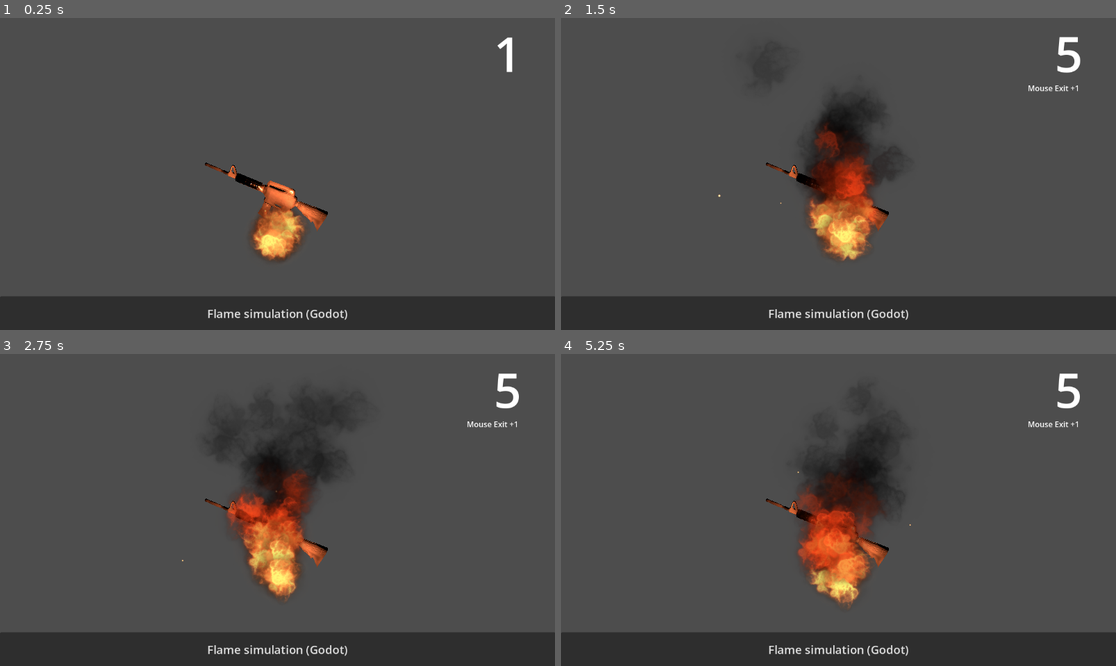
Above: before the commit, frames 1-4 (two rows, left to right).
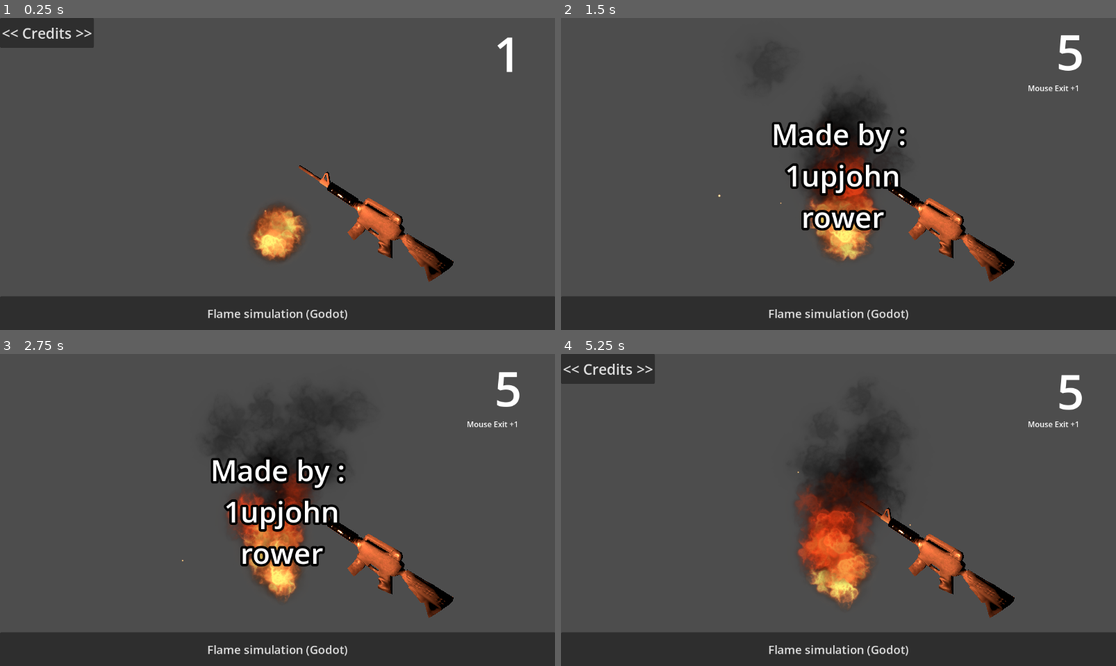
Above: after the commit, the same moments.

Repository: 1UpJohn/godot-testing-and-stuff
Game: Godot game, scene res://mainvfx.tscn
Two runs of this game, one before a commit and one after it. Both use one fixed random seed, a clock stepped at 60 frames per second and the inputs below.
Inputs (mouse positions are in pixels of both pictures, inside the frame that each line leads up to):
- Up to frame 1 (0.25 s): no input
- Up to frame 2 (1.5 s): click "Flame simulation (Godot)" at 0.5 s; click (605, 33) at 1.25 s, where only the run after the commit has a clickable "<< Credits >>"
- Up to frame 3 (2.75 s): move the mouse to (399, 494) at 2.02 s; hold D from 2.03 s (still down); tap Shift at 2.1 s; click (399, 494) at 2.17 s
- Up to frame 4 (5.25 s): move the mouse to (727, 525) at 2.77 s; release D at 2.78 s; hold S 2.78-3.53 s; tap Ctrl at 2.85, 4.35 s; move the mouse to (894, 441) at 3.52 s; hold D 3.53-4.28 s; tap Shift at 3.6, 5.1 s; move the mouse to (810, 572) at 4.27 s; hold W 4.28-5.03 s; click (810, 572) at 4.42 s; move the mouse to (1005, 556) at 5.02 s; hold A from 5.03 s (still down)

The runs differ from the first frame. In frame 1, 4.4% of the frame differs, in the area x 0-82%, y 0-85%; in frame 2, 5.6%; in frame 3, 5.6%, in the area x 36-94%, y 5-85%; in frame 4, 4.1%.

Commit message:
txtman added

Diff:
--- a/button.gd
+++ b/button.gd
@@ -2,10 +2,12 @@
 
 @onready var my_label = $"../Label"
 @onready var wot = $"../type"
+@onready var manager = $"../"
 
 signal count_changed(new_value)
 
 var what: String = ""
+var strngt : float = 1.0
 
 var _count := 1
 var count:
@@ -18,19 +20,19 @@
 		if my_label:
 			my_label.text = str(_count)
 			pop_label()
+			manager.set_effect(manager.Effect.shake, strngt)
+
 			if _count == 50:
 				tween_color(0.9,0.0,0.0)
-				pop_label()
-				print("Reached 50")
+				#manager.set_effect(manager.Effect.wave, strngt)
+
 			if _count == 100:
 				tween_color(0.7,0.0,0.0)
-				pop_label()
-				print("Reached 100")
+				#manager.set_effect(manager.Effect.shake, strngt)
+
 			if _count == 150:
 				tween_color(0.5,0.0,0.0)
-				pop_label()
-				print("Reached 150")
-
+				#manager.set_effect(manager.Effect.rumble, strngt)
 
 		if wot:
 			wot.text = what
@@ -54,8 +56,10 @@
 	tween.tween_property(my_label, "scale", Vector2(1.2, 1.2), 0.1)
 	tween.tween_property(my_label, "scale", Vector2(1, 1), 0.15)
 
+
 func set_label_color(c: Color):
 	my_label.add_theme_color_override("font_color", c)
+
 
 func tween_color(r, g, b):
 	if not my_label:
@@ -64,25 +68,30 @@
 	var tween = create_tween()
 	tween.tween_method(set_label_color, Color.WHITE, Color(r, g, b), 0.4)
 
+
+func add_strength():
+	strngt = min(strngt + 0.1, 5.0)
+
+
 func _mouse_enter():
+	add_strength()
 	what = "Mouse Enter +1"
 	count += 1
-	print("buh")
 
 
 func _mouse_exit():
+	add_strength()
 	what = "Mouse Exit +1"
 	count += 1
-	print("IT ENTERED")
 
 
 func _click():
+	add_strength()
 	what = "Mouse Click +1"
 	count += 1
-	print("Button was clicked")
 
 
 func _click_off():
+	add_strength()
 	what = "Mouse Click End +1"
 	count += 1
-	print("clicking was done")
--- /dev/null
+++ b/control.gd
@@ -0,0 +1,82 @@
+extends Control
+
+@onready var label = $Label
+
+var shader_material : ShaderMaterial
+var origin : Vector2
+
+enum Effect { none, wave, shake, rumble }
+
+var current_effect = Effect.none
+var effect_strength := 1.0
+
+var amplitude := 10.0
+var frequency := 10.0
+var speed := 2.0
+var shake_strength := 3.0
+var rumble_strength := 15.0
+
+
+func _ready():
+	origin = label.position
+	setup_wave_shader()
+
+
+func setup_wave_shader():
+	var shader = Shader.new()
+	shader.code = """
+		shader_type canvas_item;
+
+		uniform float amplitude;
+		uniform float frequency;
+		uniform float speed;
+
+		void vertex() {
+			float time = TIME * speed;
+			float wave = sin(VERTEX.x * 0.05 * frequency + time) * amplitude;
+			VERTEX.y += wave;
+		}
+	"""
+
+	shader_material = ShaderMaterial.new()
+	shader_material.shader = shader
+
+
+func set_effect(e, strength := 1.0):
+	current_effect = e
+	effect_strength = strength
+
+
+func _process(delta):
+	var t = Time.get_ticks_msec() / 1000.0
+
+	match current_effect:
+		Effect.none:
+			label.material = null
+			label.position = origin
+
+		Effect.wave:
+			label.material = shader_material
+			shader_material.set_shader_parameter("amplitude", amplitude * effect_strength)
+			shader_material.set_shader_parameter("frequency", frequency)
+			shader_material.set_shader_parameter("speed", speed)
+			label.position = origin
+
+		Effect.shake:
+			label.material = null
+			label.position = origin + Vector2(
+				randf_range(-shake_strength, shake_strength) * effect_strength,
+				randf_range(-shake_strength, shake_strength) * effect_strength
+			)
+
+		Effect.rumble:
+			label.material = null
+			var base = sin(t * 6.0)
+			var sharp = sign(base) * pow(abs(base), 0.4)
+
+			var x = sharp * rumble_strength * effect_strength
+			var y = sin(t * 20.0) * (rumble_strength * 0.5) * effect_strength
+
+			label.position = origin + Vector2(x, y)
+
+# original script remade
--- /dev/null
+++ b/creds.gd
@@ -0,0 +1,29 @@
+extends Button
+@onready var creds_txt = $"../creds_text"
+signal count_changed(newvalue)
+var trigg: bool = false
+
+var trigger:
+	get:
+		return trigg
+	set(value):
+		trigg = value
+		count_changed.emit(trigg)
+		if creds_txt.visible == false:
+			creds_txt.visible = true
+			visible = false
+			await wait(2) # like wait(2) in rblx
+			creds_txt.visible = false
+			visible = true
+		elif creds_txt.visible == true:
+			return
+
+func wait(sec): # universal wait function
+	await get_tree().create_timer(2).timeout
+
+func _ready() -> void:
+	pressed.connect(_on_pressed)
+
+func _on_pressed() -> void:
+	trigger = !trigger
+	print("presses")
--- a/mainvfx.tscn
+++ b/mainvfx.tscn
@@ -2,7 +2,9 @@
 
 [ext_resource type="Texture2D" uid="uid://b5l41q0rxkisx" path="res://T_fire.png" id="1_bedab"]
 [ext_resource type="Texture2D" uid="uid://bcd6vpkhjry7v" path="res://T_spark.png" id="2_c562y"]
+[ext_resource type="Script" uid="uid://vw1uik1lapom" path="res://control.gd" id="3_mr55d"]
 [ext_resource type="Script" uid="uid://uusxfhw2epny" path="res://button.gd" id="4_f6bse"]
+[ext_resource type="Script" uid="uid://nf13altn2cux" path="res://creds.gd" id="4_mr55d"]
 [ext_resource type="PackedScene" uid="uid://cj51dd420qkwh" path="res://m4a1.glb" id="4_r0vmo"]
 
 [sub_resource type="StandardMaterial3D" id="StandardMaterial3D_f6bse"]
@@ -118,6 +120,9 @@
 anchor_right = 1.0
 anchor_bottom = 1.0
 offset_right = -4.0
+grow_horizontal = 2
+grow_vertical = 2
+script = ExtResource("3_mr55d")
 
 [node name="Button" type="Button" parent="Control" unique_id=1885979097]
 layout_mode = 1
@@ -159,5 +164,35 @@
 offset_right = -0.18395996
 offset_bottom = -0.14401245
 
+[node name="creds" type="Button" parent="Control" unique_id=832883153]
+layout_mode = 1
+anchors_preset = -1
+anchor_right = 0.11100001
+anchor_bottom = 0.096
+offset_right = 0.57199097
+offset_bottom = -0.20800018
+theme_override_font_sizes/font_size = 30
+text = "<< Credits >>"
+script = ExtResource("4_mr55d")
+
+[node name="creds_text" type="Label" parent="Control" unique_id=301450517]
+visible = false
+layout_mode = 1
+anchors_preset = -1
+anchor_right = 1.005
+anchor_bottom = 1.0
+offset_right = 0.26000977
+offset_bottom = 6.0
+theme_override_colors/font_color = Color(1, 1, 1, 1)
+theme_override_colors/font_shadow_color = Color(0, 0, 0, 1)
+theme_override_colors/font_outline_color = Color(0, 0, 0, 1)
+theme_override_constants/outline_size = 20
+theme_override_font_sizes/font_size = 60
+text = "Made by :
+ 1upjohn
+ rower"
+horizontal_alignment = 1
+vertical_alignment = 1
+
 [node name="m4a1" parent="." unique_id=455473830 instance=ExtResource("4_r0vmo")]
-transform = Transform3D(0.06166406, 0.08670276, 0.26964304, 0, 0.27167693, -0.09180668, -0.2384888, 0.022418015, 0.06971937, -0.2979281, 0.12517297, -1.1184615)
+transform = Transform3D(0.1714162, 0.0643144, 0.20001593, 1.77688e-09, 0.2716769, -0.09180667, -0.17690633, 0.062318474, 0.19380863, 1.1819584, 0.12517297, -0.45785642)
Not shown, added: control.gd.uid
Not shown, added: creds.gd.uid
